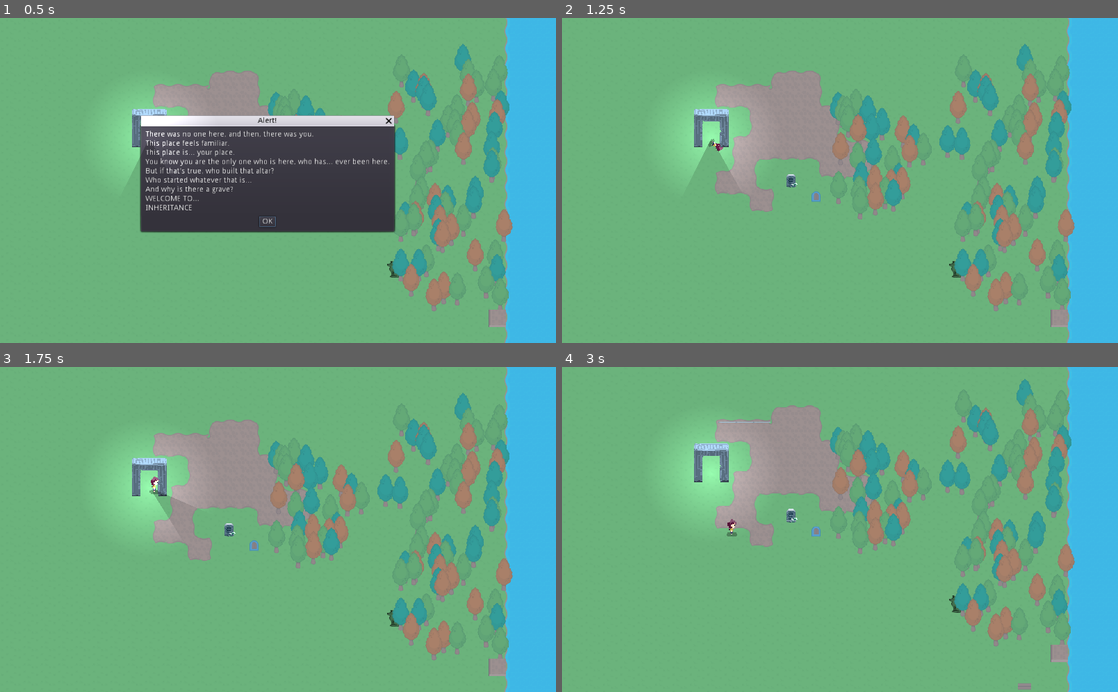
Above: before the commit, frames 1-4 (two rows, left to right).
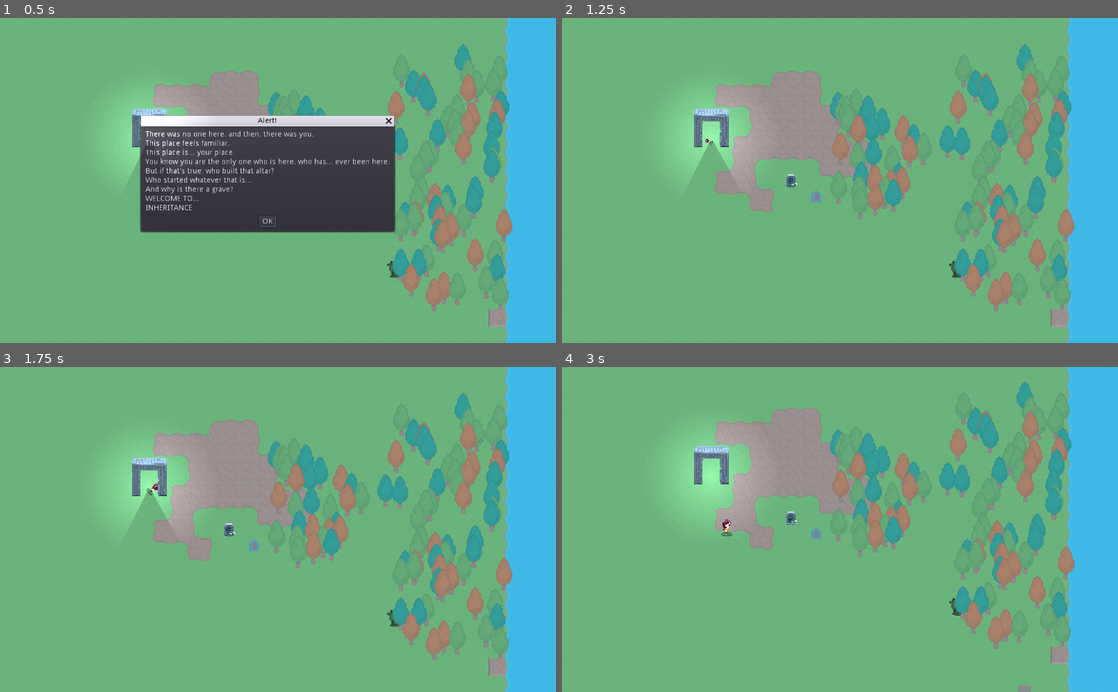
Above: after the commit, the same moments.

Repository: bagedevimo/pxljam19
Game: Godot game, scene res://Game.tscn
Two runs of this game, one before a commit and one after it. Both use one fixed random seed, a clock stepped at 60 frames per second and the inputs below.
Inputs:
- Up to frame 1 (0.5 s): no input
- Up to frame 2 (1.25 s): click "OK" at 0.5 s
- Up to frame 3 (1.75 s): hold Right (ui_right) from 1.28 s (still down); tap Space (ui_select) at 1.52 s
- Up to frame 4 (3 s): tap Enter at 2 s; release Right (ui_right) at 2.03 s; hold Down (ui_down) 2.03-2.78 s; tap Space (ui_select) at 2.27 s; hold Right (ui_right) from 2.78 s (still down)

Frame 1 is identical in both runs. In frame 2, less than 0.1% of the frame differs, in the area x 25-29%, y 37-42%; in frame 3, 0.6%; in frame 4, 3.9%, in the area x 23-93%, y 0-100%.

Commit message:
Intro dialog pauses the game

Diff:
--- a/Game.tscn
+++ b/Game.tscn
@@ -1,26 +1,24 @@
-[gd_scene load_steps=13 format=2]
+[gd_scene load_steps=12 format=2]
 
-[ext_resource path="res://Game.gd" type="Script" id=1]
-[ext_resource path="res://tileset.tres" type="TileSet" id=2]
-[ext_resource path="res://ForestGenerator.tscn" type="PackedScene" id=3]
-[ext_resource path="res://Tree.tscn" type="PackedScene" id=4]
-[ext_resource path="res://Gate.tscn" type="PackedScene" id=5]
-[ext_resource path="res://Wolf.tscn" type="PackedScene" id=6]
-[ext_resource path="res://Bridge.tscn" type="PackedScene" id=7]
-[ext_resource path="res://UnfinishedDogHouse.tscn" type="PackedScene" id=8]
-[ext_resource path="res://Player.tscn" type="PackedScene" id=9]
-[ext_resource path="res://Tombstone.tscn" type="PackedScene" id=10]
-[ext_resource path="res://Logs.tscn" type="PackedScene" id=11]
-[ext_resource path="res://Intro.tscn" type="PackedScene" id=12]
+[ext_resource path="res://tileset.tres" type="TileSet" id=1]
+[ext_resource path="res://ForestGenerator.tscn" type="PackedScene" id=2]
+[ext_resource path="res://Tree.tscn" type="PackedScene" id=3]
+[ext_resource path="res://Gate.tscn" type="PackedScene" id=4]
+[ext_resource path="res://Wolf.tscn" type="PackedScene" id=5]
+[ext_resource path="res://Bridge.tscn" type="PackedScene" id=6]
+[ext_resource path="res://UnfinishedDogHouse.tscn" type="PackedScene" id=7]
+[ext_resource path="res://Player.tscn" type="PackedScene" id=8]
+[ext_resource path="res://Tombstone.tscn" type="PackedScene" id=9]
+[ext_resource path="res://Logs.tscn" type="PackedScene" id=10]
+[ext_resource path="res://Intro.tscn" type="PackedScene" id=11]
 
 [node name="Game" type="Node2D"]
-script = ExtResource( 1 )
 __meta__ = {
 "_edit_vertical_guides_": [  ]
 }
 
 [node name="Ground" type="TileMap" parent="."]
-tile_set = ExtResource( 2 )
+tile_set = ExtResource( 1 )
 cell_size = Vector2( 32, 32 )
 cell_quadrant_size = 128
 cell_y_sort = true
@@ -75,10 +73,11 @@
 drag_margin_right = 0.0
 drag_margin_bottom = 0.0
 
-[node name="Tombstone" parent="." instance=ExtResource( 10 )]
+[node name="Tombstone" parent="." instance=ExtResource( 9 )]
 position = Vector2( 421.822, 297.886 )
 
-[node name="Logs" parent="." instance=ExtResource( 11 )]
+[node name="Logs" parent="." instance=ExtResource( 10 )]
 position = Vector2( 852.182, 615.777 )
 
-[node name="Intro" parent="." instance=ExtResource( 12 )]
+[node name="Intro" parent="." instance=ExtResource( 11 )]
+pause_mode = 2
--- a/Game.gd
+++ b/Intro.gd
@@ -6,9 +6,13 @@
 
 # Called when the node enters the scene tree for the first time.
 func _ready():
-	$Intro.find_node("AcceptDialog").popup()
-	pass # Replace with function body.
+	get_tree().paused = true
+	$Intro.popup()
 
 # Called every frame. 'delta' is the elapsed time since the previous frame.
 #func _process(delta):
 #	pass
+
+
+func _on_AcceptDialog_confirmed():
+	get_tree().paused = false
--- a/Intro.tscn
+++ b/Intro.tscn
@@ -1,11 +1,13 @@
-[gd_scene format=2]
+[gd_scene load_steps=2 format=2]
+
+[ext_resource path="res://Intro.gd" type="Script" id=1]
 
 [node name="Intro" type="Node2D"]
 position = Vector2( 100, 100 )
 z_index = 13
+script = ExtResource( 1 )
 
-[node name="AcceptDialog" type="AcceptDialog" parent="."]
-visible = true
+[node name="Intro" type="AcceptDialog" parent="."]
 margin_left = 260.0
 margin_top = 200.0
 margin_right = 726.0
@@ -20,3 +22,5 @@
 And why is there a grave?
 WELCOME TO...
 INHERITANCE"
+[connection signal="confirmed" from="Intro" to="." method="_on_AcceptDialog_confirmed"]
+[connection signal="popup_hide" from="Intro" to="." method="_on_AcceptDialog_confirmed"]
Not shown: 1 places in Game.tscn that only renumber resources
